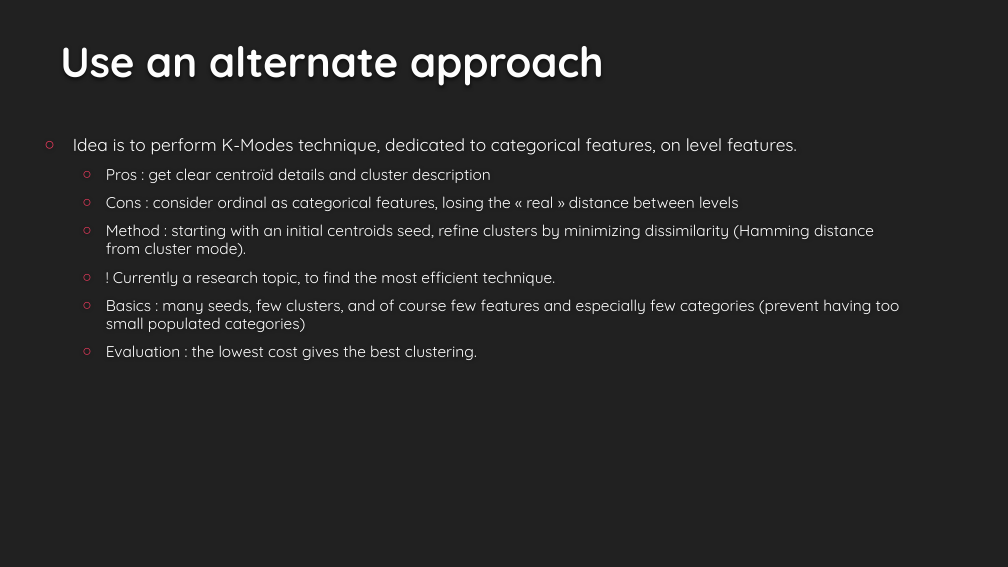
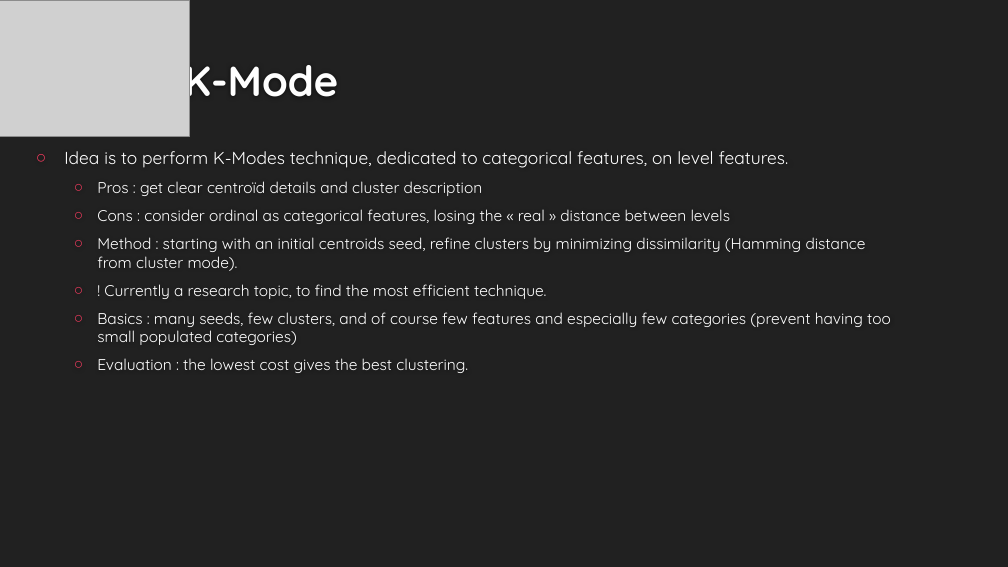
Before and after one commit to EtienneLardeur/P5_CustomerSegmentation, a slide deck: slide 12 of P5Olist_Présentation_initiale.pptx (slide 10 before the commit). Drawn at 1008x567 pixels with LibreOffice and Linux fonts; fonts in the diff are those of the drawing; grey boxes stand for pictures; background and template pictures are left out. Boxes give left, top, right and bottom in pixels: in the first picture for what was removed or moved away, otherwise in the second. Text is boxed around its words. In the diff, an @@ line names an element or a change of style, - is before the commit and + after.

Commit message:
Tries & ppt
tries notebook with reducer analysis and k-modes  still have k-means optimisation to rework
ppt growth (1st chapter (DEA & FE) is ok, 2nd chapter (model) needs to perform loops again to use case data) 3rd chapter still empty (stability)

```diff
--- a/P5Olist_Présentation_initiale.pptx
+++ b/P5Olist_Présentation_initiale.pptx
@@ picture added at [0,0,189,136] @@
@@ title removed at [60,46,604,86] @@
-Use an alternate approach
@@ title added at [184,52,339,106], 40 pt, text #FEFEFE, bold @@
+K-Mode
@@ text "Idea is to perform K-Modes ...": place and size @@
-text "Idea is to perform K-Modes ..." at [106,138,900,360]
+text "Idea is to perform K-Modes ..." at [97,151,891,373]
```
Also in this commit, not shown: 5 other slides changed, 7 slides added, 4 slides removed, 6 other files.
